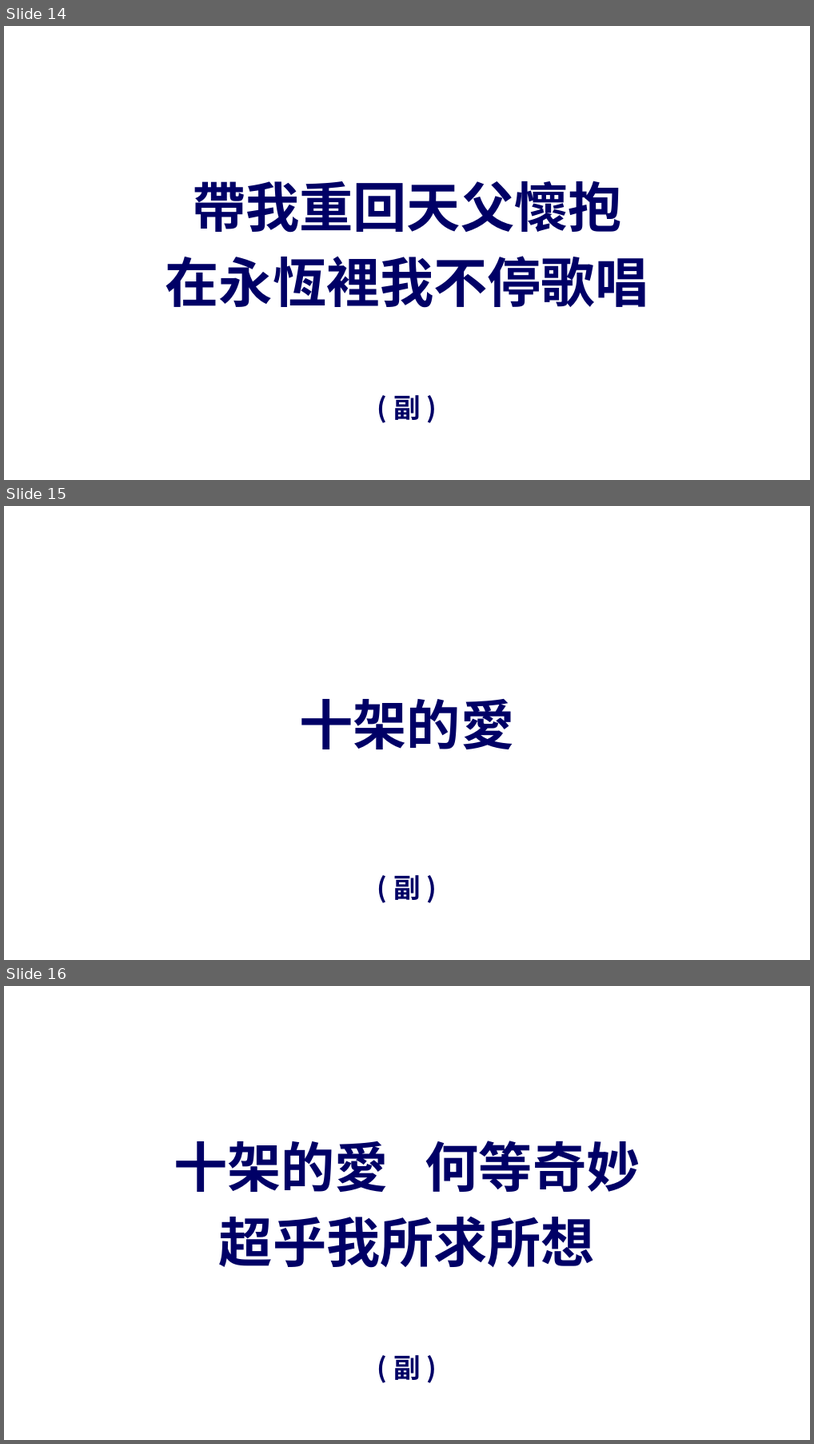
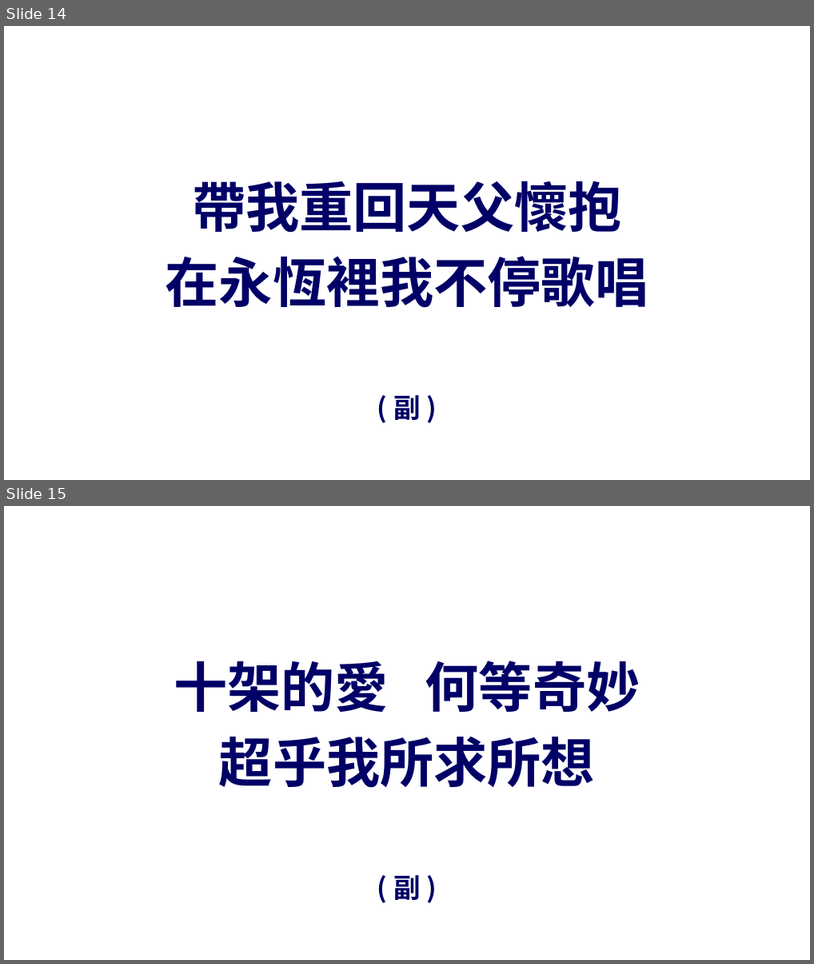
Before and after one commit to batisuoc/prayermeeting, a slide deck: 2023/8月/17-08-2023.pptx. Shown one above the other, each under a label of ours: slides 14, 15 and 16 before the commit, slides 14 and 15 after it. The pictures are 814x1444 and 814x964 pixels, drawn with LibreOffice and Linux fonts; fonts in the diff are those of the drawing; background and template pictures are left out. Boxes give left, top, right and bottom in pixels: in the first picture for what was removed or moved away, otherwise in the second. Text is boxed around its words. In the diff, an @@ line names an element or a change of style, - is before the commit and + after.

```diff
--- a/2023/8月/17-08-2023.pptx
+++ b/2023/8月/17-08-2023.pptx
@@ slide 15 removed at bbox=[4, 506, 810, 960], background picture (left out) @@
@@ text removed at bbox=[300, 699, 515, 749] @@
-十架的愛
@@ text removed at bbox=[394, 875, 421, 900] @@
-( 副 )
@@ what was slide 16 is now slide 15 @@
```
